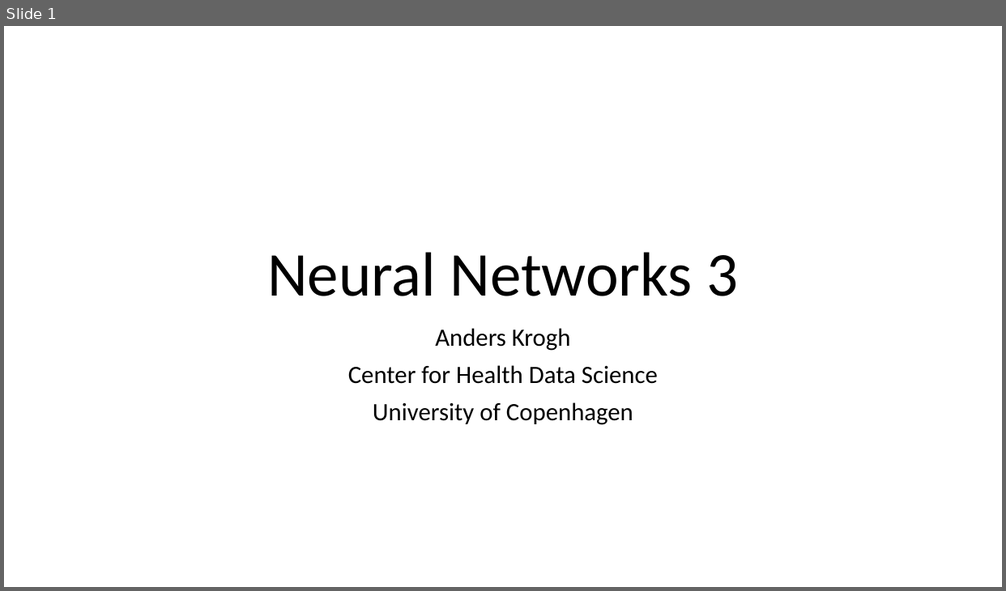
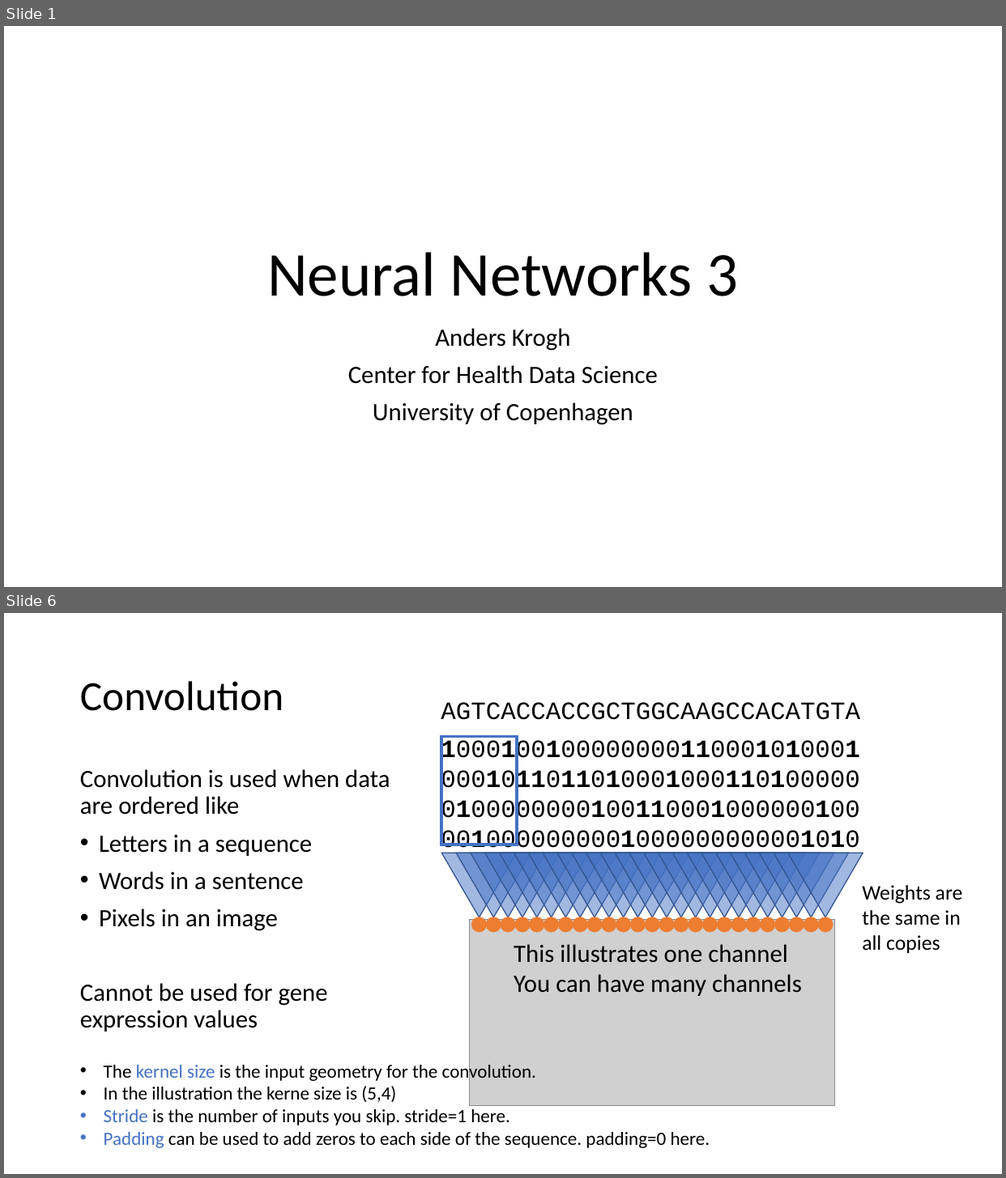
Before and after one commit to Center-for-Health-Data-Science/IntroToML, a slide deck: Day2/NNintro3.pptx. Shown one above the other, each under a label of ours: slide 1 before the commit, slides 1 and 6 after it; the slides between them are not shown. The pictures are 1006x591 and 1006x1178 pixels, drawn with LibreOffice and Linux fonts; fonts in the diff are those of the drawing; grey boxes stand for pictures. Boxes give left, top, right and bottom in pixels: in the first picture for what was removed or moved away, otherwise in the second. Text is boxed around its words. In the diff, an @@ line names an element or a change of style, - is before the commit and + after.

```diff
--- a/Day2/NNintro3.pptx
+++ b/Day2/NNintro3.pptx
@@ slide 6 added at (x1=4, y1=613, x2=1002, y2=1174), background #FFFFFF @@
@@ title added at (x1=80, y1=681, x2=283, y2=711), 40 pt, text #000000 @@
+Convolution
@@ text added at (x1=441, y1=702, x2=860, y2=720), 24 pt, text #000000 @@
+AGTCACCACCGCTGGCAAGCCACATGTA
@@ text added at (x1=441, y1=739, x2=860, y2=854), 24 pt, text #000000 @@
+1000100100000000110001010001
+0001011011010001000110100000
+0100000000100110001000000100
+0010000000001000000000001010
@@ rectangle added at (x1=442, y1=736, x2=517, y2=845), outline #4472C4 3 pt @@
@@ text added at (x1=80, y1=769, x2=390, y2=1032), 24 pt, text #000000 @@
+Convolution is used when data are ordered like
+• Letters in a sequence
+• Words in a sentence
+• Pixels in an image
+Cannot be used for gene expression values
@@ triangle added at (x1=442, y1=854, x2=517, y2=918), fill #4472C4 at 50% opacity, outline #325491 1 pt @@
@@ triangle added at (x1=456, y1=854, x2=531, y2=918), fill #4472C4 at 50% opacity, outline #325491 1 pt @@
@@ text added at (x1=862, y1=885, x2=963, y2=953), 20 pt, text #000000 @@
+Weights are the same in all copies
@@ picture added at (x1=469, y1=919, x2=834, y2=1106) @@
@@ ellipse added at (x1=472, y1=918, x2=486, y2=932), fill #ED7D31, outline #ED7D31 1 pt @@
@@ ellipse added at (x1=486, y1=918, x2=501, y2=932), fill #ED7D31, outline #ED7D31 1 pt @@
@@ group added at (x1=471, y1=854, x2=863, y2=932): 23 triangles, 23 ellipses @@
@@ text added at (x1=513, y1=944, x2=802, y2=996), 24 pt, text #000000 @@
+This illustrates one channel
+You can have many channels
@@ text added at (x1=104, y1=1062, x2=710, y2=1148), 18 pt, text #000000 @@
+• The kernel size is the input geometry for the convolution.
+• In the illustration the kerne size is (5,4)
+• Stride is the number of inputs you skip. stride=1 here.
+• Padding can be used to add zeros to each side of the sequence. padding=0 here.
```
Also in this commit, not shown: 6 other slides added, 6 slides removed, 5 other files.
